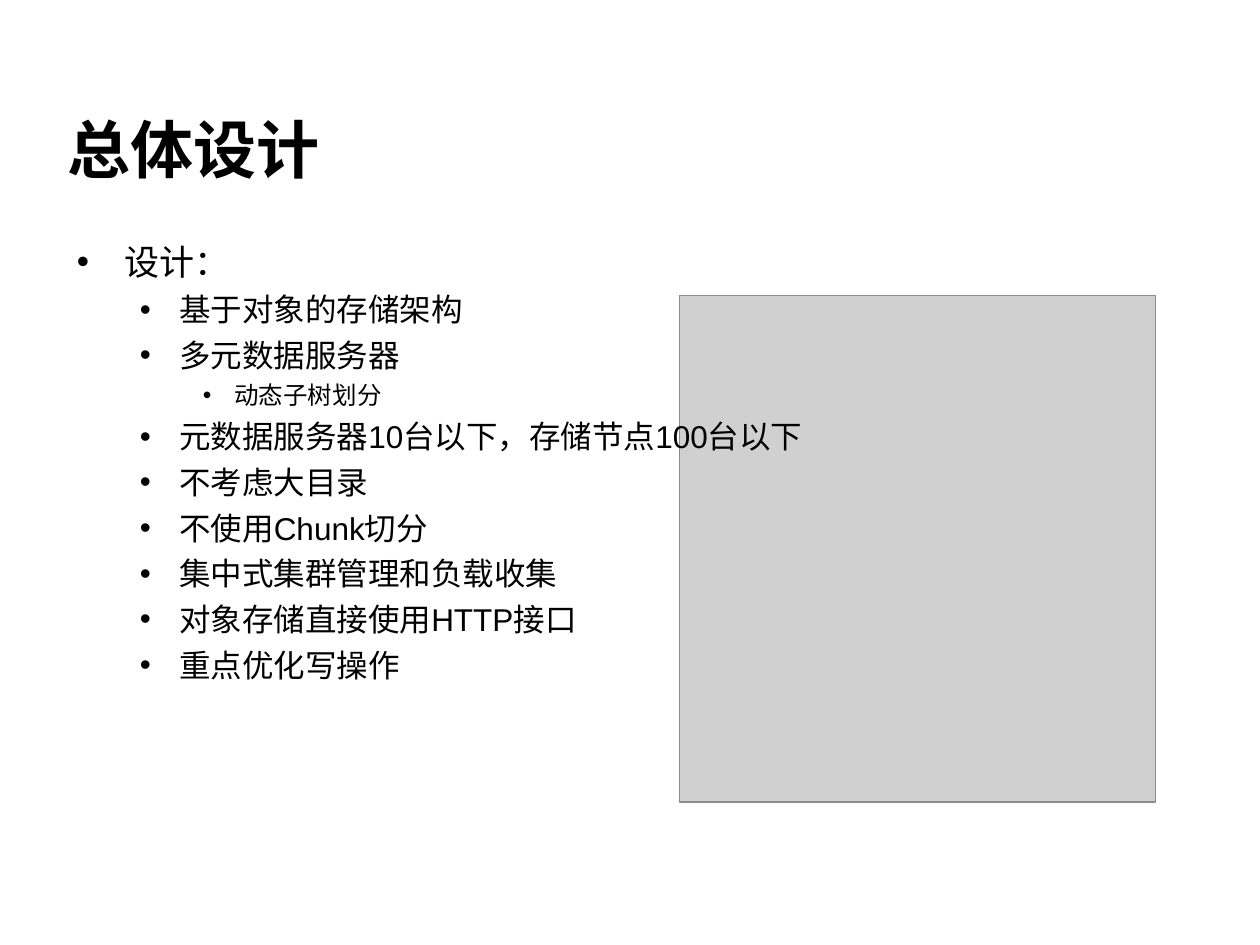
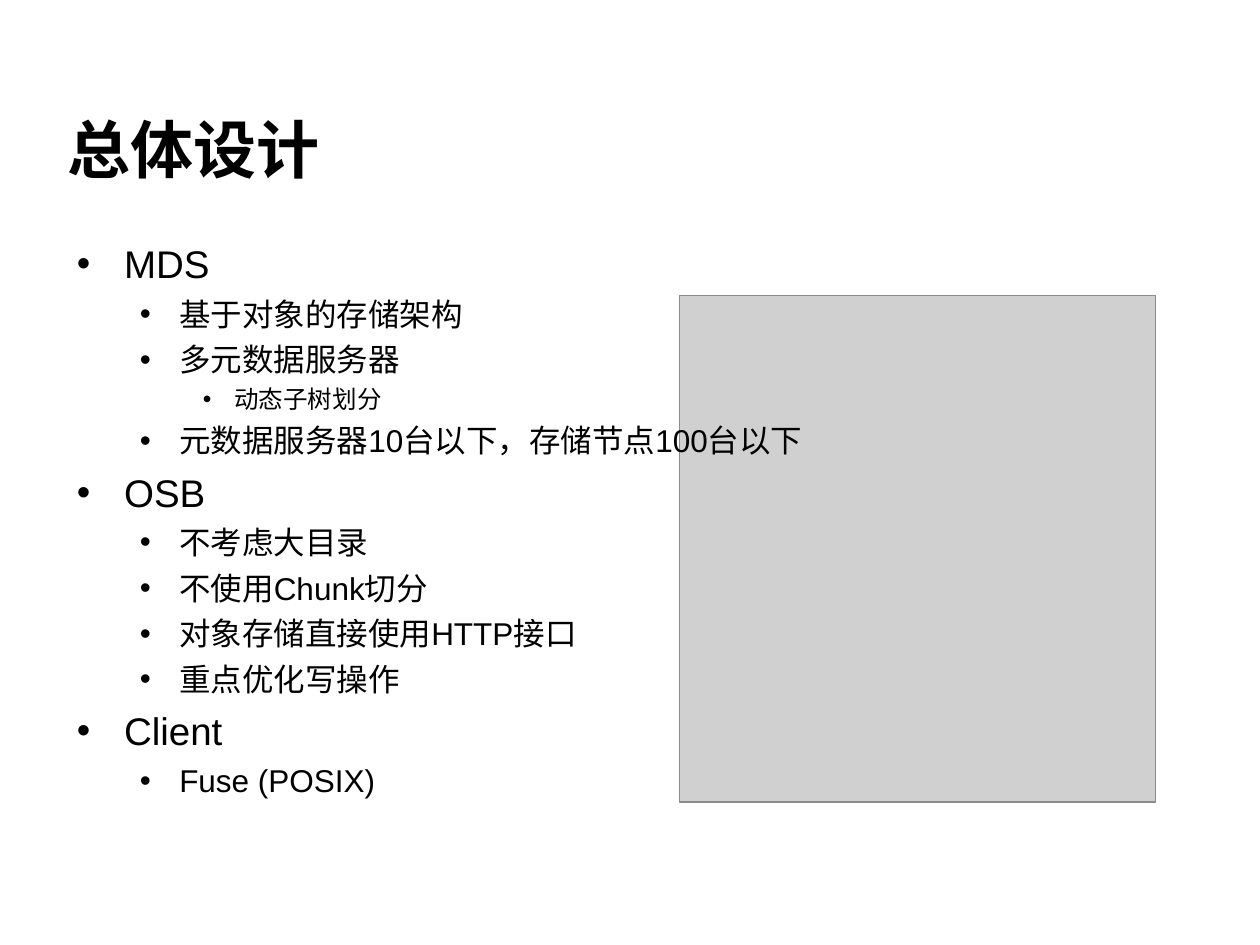
Before and after one commit to cheliequan/idning-paper, a slide deck: slide 11 of draft/答辩.ppt (slide 12 before the commit). Drawn at 1260x945 pixels with LibreOffice and Linux fonts; fonts in the diff are those of the drawing; grey boxes stand for pictures; background and template pictures are left out. Boxes give left, top, right and bottom in pixels: in the first picture for what was removed or moved away, otherwise in the second. Text is boxed around its words. In the diff, an @@ line names an element or a change of style, - is before the commit and + after.

```diff
--- a/draft/答辩.ppt
+++ b/draft/答辩.ppt
@@ text at bbox=[124, 251, 209, 279]: text changed; size 20 to 22 pt @@
-• 设计：
+• MDS
@@ text at bbox=[124, 480, 205, 508]: paragraph added @@
+• OSB
@@ text at bbox=[179, 558, 557, 588]: paragraph removed @@
-  • 集中式集群管理和负载收集
@@ text at bbox=[124, 717, 375, 798]: paragraphs added @@
+• Client
+  • Fuse (POSIX)
```
Also in this commit, not shown: 5 other slides changed, 10 slides added, 4 slides removed, 1 other file.
